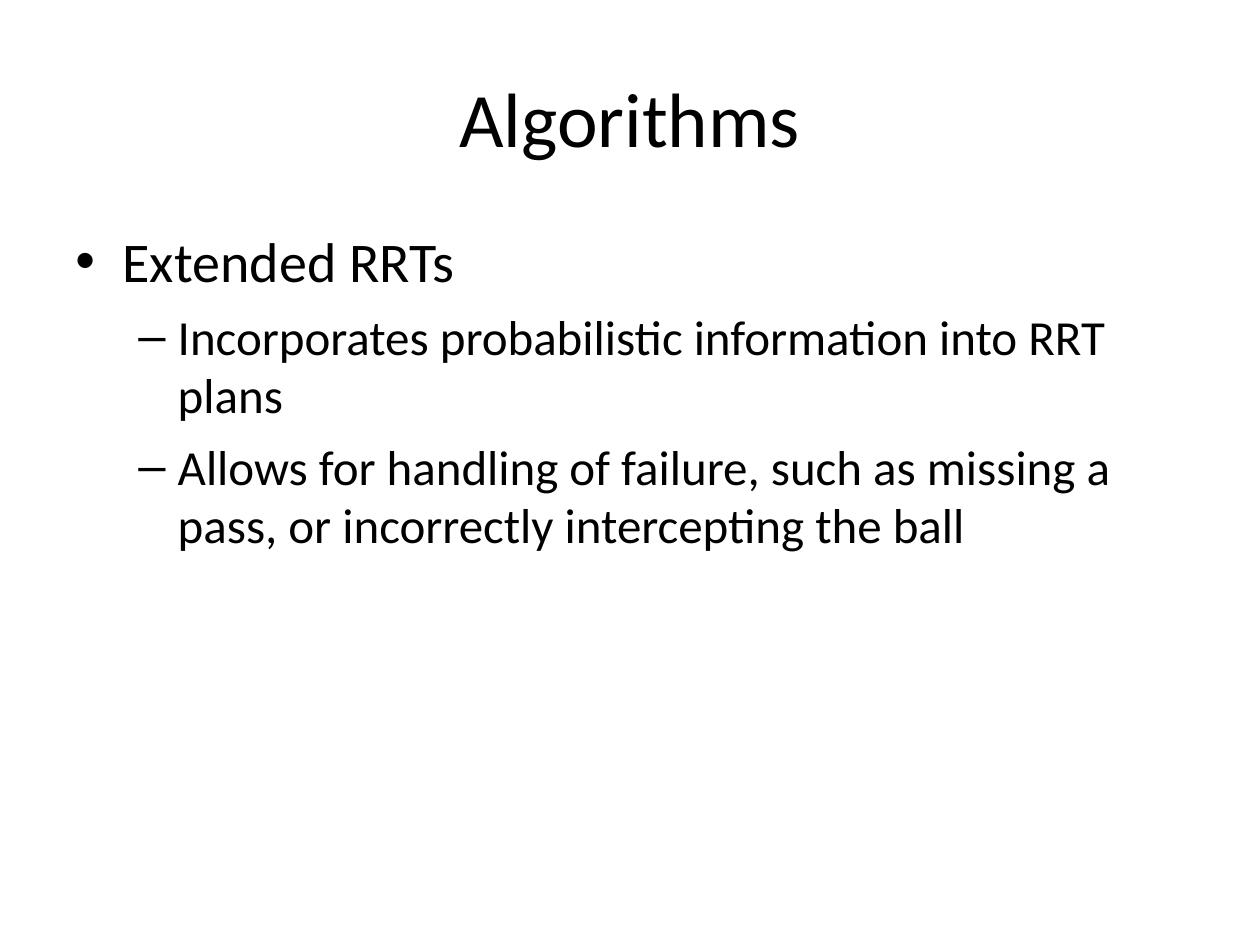
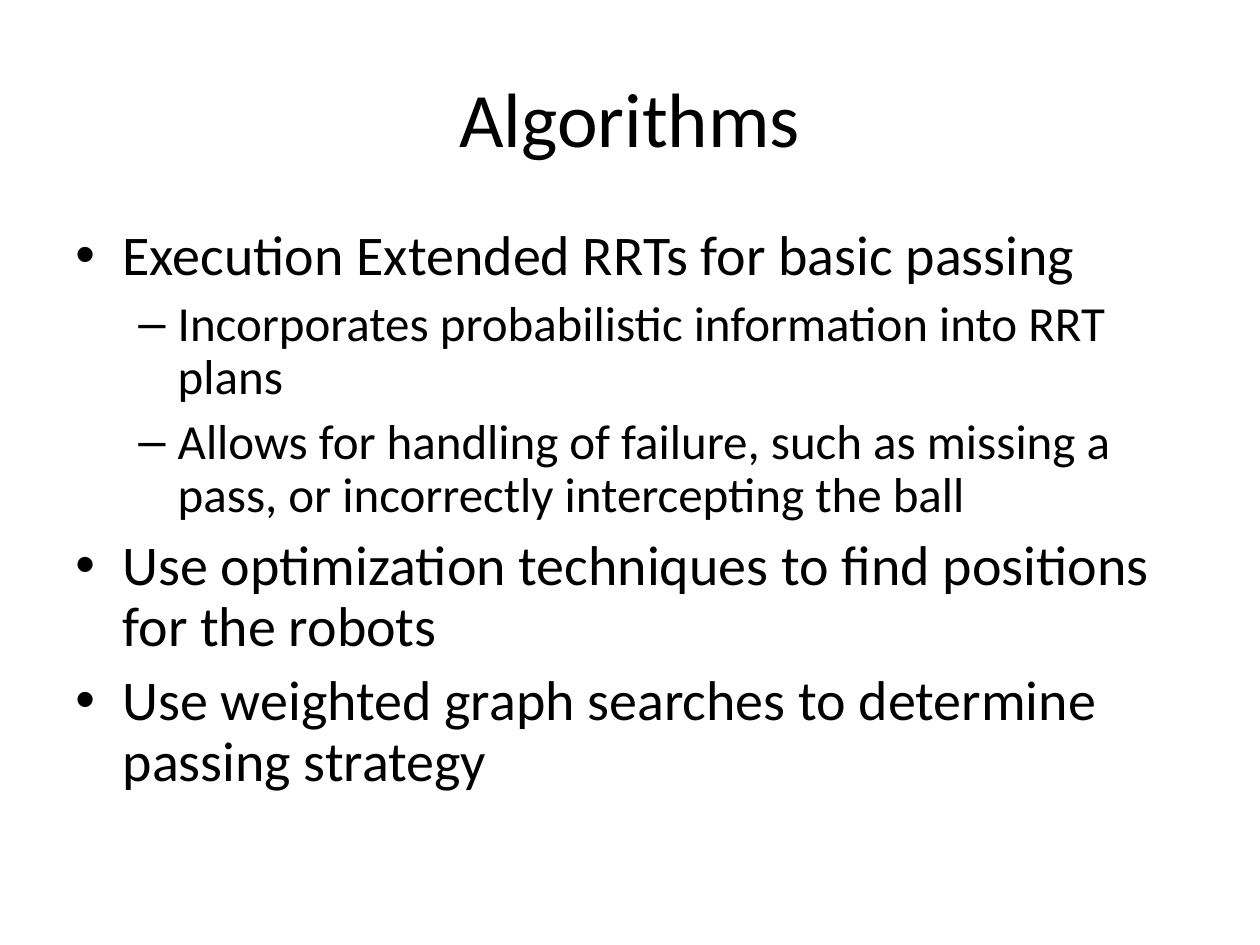
Before and after one commit to oarslan3/gt-cs-rip-projects, a slide deck: slide 8 of final/ProposalPresentation.ppt. Drawn at 1260x945 pixels with LibreOffice and Linux fonts; fonts in the diff are those of the drawing. Boxes give left, top, right and bottom in pixels: in the first picture for what was removed or moved away, otherwise in the second. Text is boxed around its words. In the diff, an @@ line names an element or a change of style, - is before the commit and + after.

```diff
--- a/final/ProposalPresentation.ppt
+++ b/final/ProposalPresentation.ppt
@@ text at [123,236,1075,285]: text changed @@
-• Extended RRTs
+• Execution Extended RRTs for basic passing
@@ text at [178,307,1110,521]: line spacing 1 to 0.9 @@
@@ text at [123,546,1149,791]: paragraphs added @@
+• Use optimization techniques to find positions for the robots
+• Use weighted graph searches to determine passing strategy
```
Also in this commit, not shown: 3 other slides changed, 2 slides added, 2 slides removed.
